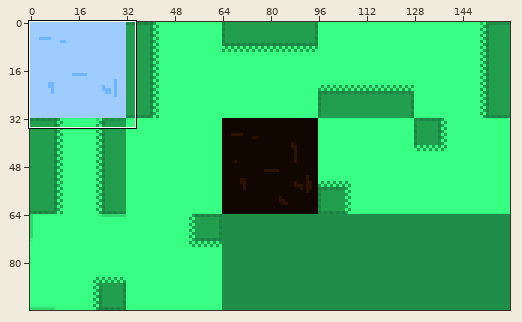
Two states of a sprite sheet, extras/resources/tiles/tiles.png. The first picture is a wide view before the edit; the outline marks the close-up.
Close-up. First the earlier version:
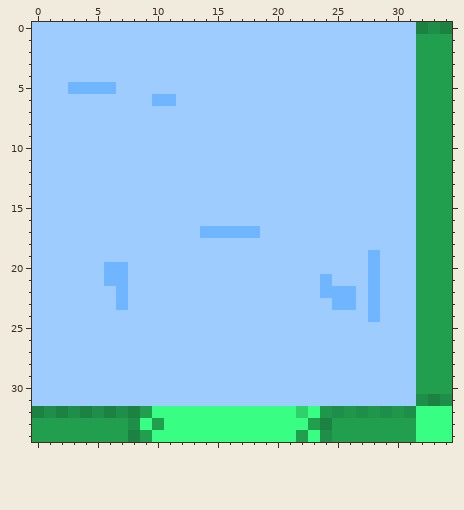
The file is 160x96 pixels. Colours within 5 levels of each other are drawn and written as one. Shown: x 0..34, y 0..34.
The same view after the edit:
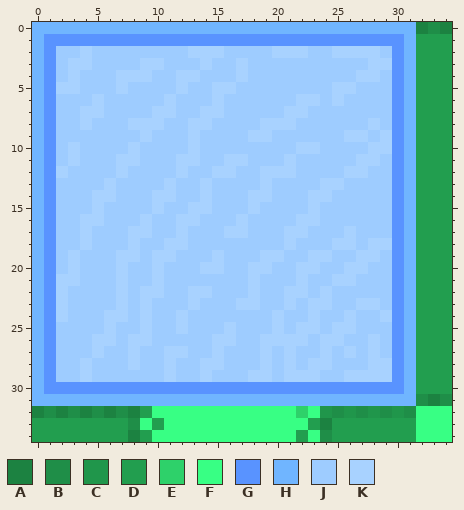
Palette (. is transparent): A #1c8241  B #1f8e48  C #20964b  D #229e4f  E #2ed16a  F #38ff84  G #5993ff  H #70b5ff  J #9eccff  K #a8d2ff
Edits made:
Changed rows in their new state; - is an unchanged pixel.
first column x 0:
 0 HHHHHHHHHHHHHHHHHHHHHHHHHHHHHHHH
 1 HGGGGGGGGGGGGGGGGGGGGGGGGGGGGGGH
 2 HG--K--------KKK----KKK--KKKK-GH
 3 HG-KK----KK---K--K----------KKGH
 4 HG-K---KKK--KK---K---------KK-GH
 5 HGKKJJJK----K--KK--------KK---GH
 6 HG---K----JK---K------KK-K----GH
 7 HG--KK----KK--KK-----KK-------GH
 8 HG--K---KKK--KK----KKK------K-GH
 9 HG-------K---K----KK------KK-KGH
10 HG-K----K----K--------KK----KKGH
11 HG-K---KK---KK--KK---K-----KK-GH
12 HGK----K----K--KK--KKK----KK--GH
13 HG----K----K--K----K----KK----GH
14 HG---KK---KK--K---KK---KK-----GH
15 HG---K----K--KK---K----K------GH
16 HG--KK---K--KK---K----KK------GH
17 HG--K---KK--K-JJKKJ--KK---K---GH
18 HG--K---K--KK--------K---KK-KKGH
19 HG-K---KK-KK---K---KK--KK--KK-GH
20 HG-K--JK--K---KK--KK--KK--KKJ-GH
21 HGKK--JK--K-------K---K-JKK-J-GH
22 HGK----K-KK--KK---K--KK-KJJ-J-GH
23 HGK----K-K---K---KK--K-KKJJKK-GH
24 HGK---KK-K--K-------K--K--K-JKGH
25 HG----K--K--K---K---K-KK-KK---GH
26 HG---KK-KK-----KK--KKKK-KK--K-GH
27 HG---K--K--KK--K---K-K--K-K-K-GH
28 HG--K---K--K--KK---K-K-KK---KKGH
29 HG--K------K--K---KK-KKK--KKKKGH
30 HGGGGGGGGGGGGGGGGGGGGGGGGGGGGGGH
31 HHHHHHHHHHHHHHHHHHHHHHHHHHHHHHHH
Pixel boxes of the changes (left, top, right, bottom) in both close-ups:
changed: (32, 22, 416, 406)
